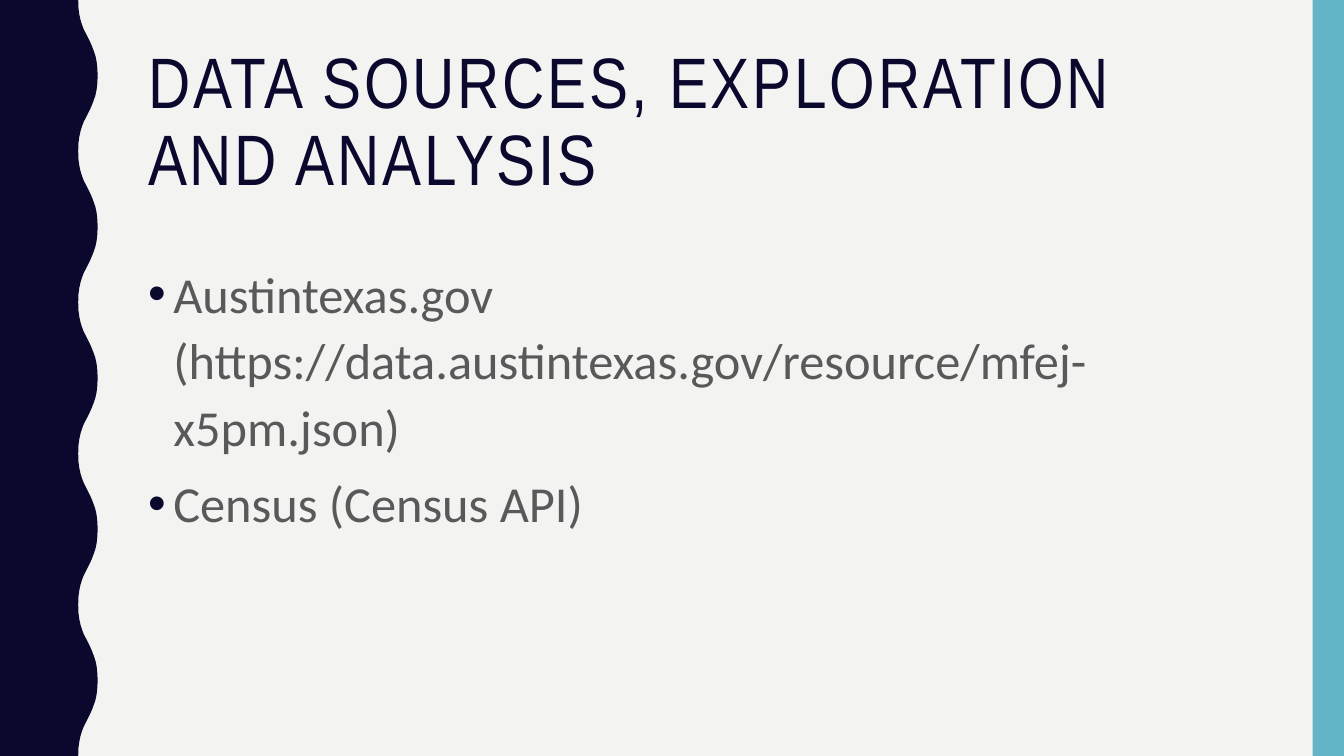
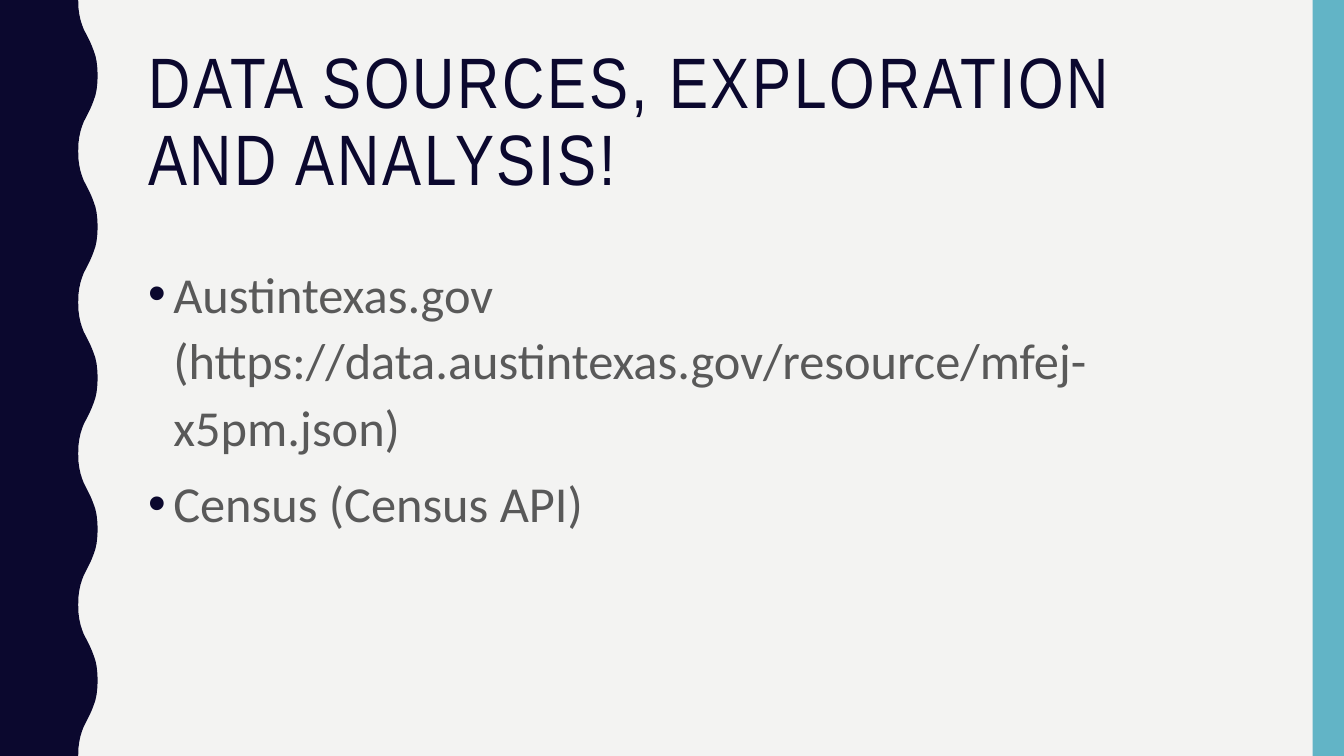
Before and after one commit to Kerrykova/Project1, a slide deck: slide 3 of Presentation/Presentation Final.pptx (slide 9 before the commit). Drawn at 1344x756 pixels with LibreOffice and Linux fonts; fonts in the diff are those of the drawing. Boxes give left, top, right and bottom in pixels: in the first picture for what was removed or moved away, otherwise in the second. Text is boxed around its words. In the diff, an @@ line names an element or a change of style, - is before the commit and + after.

```diff
--- a/Presentation/Presentation Final.pptx
+++ b/Presentation/Presentation Final.pptx
@@ title at (x1=148, y1=58, x2=1108, y2=186): text changed @@
-DATA SOURCES, EXPLORATION AND ANALYSIS
+DATA SOURCES, EXPLORATION AND ANALYSIS!
```
Also in this commit, not shown: 7 other slides changed, 1 slide added.
